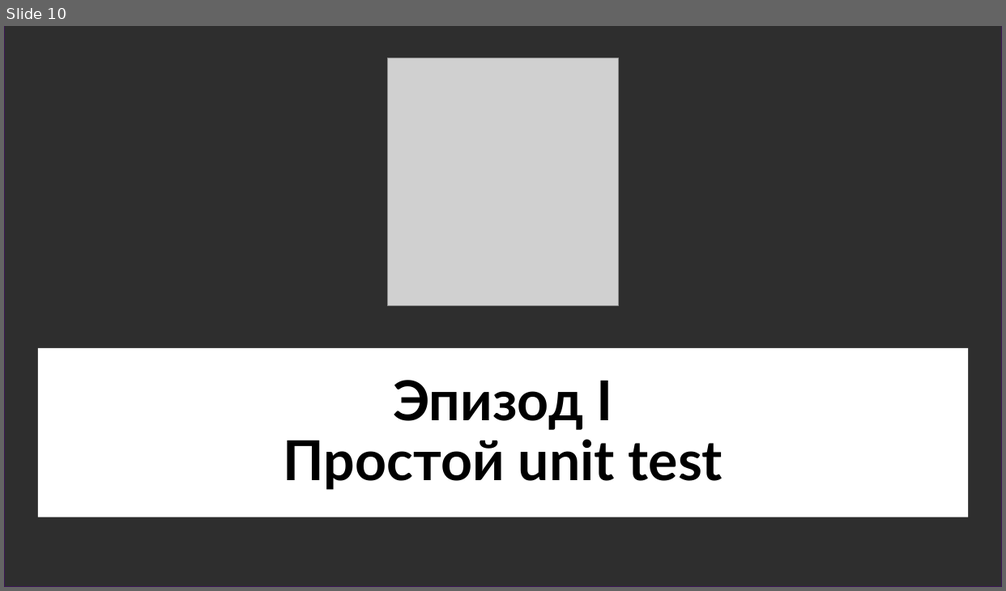
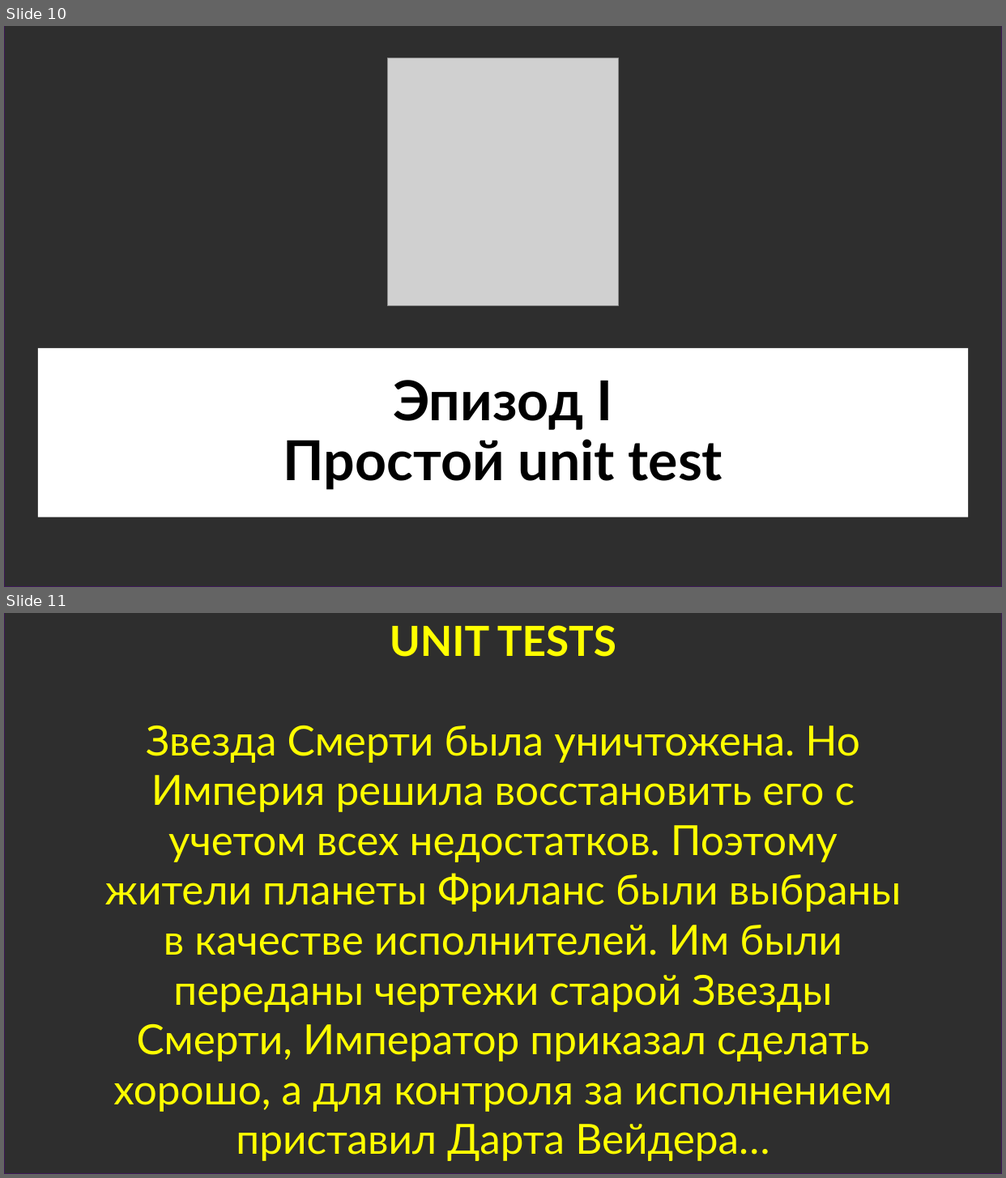
Before and after one commit to Markeli/BugsStrikesBack, a slide deck: docs/Markelow.UnitTests.pptx. Shown one above the other, each under a label of ours: slide 10 before the commit, slides 10 and 11 after it. The pictures are 1006x591 and 1006x1178 pixels, drawn with LibreOffice and Linux fonts; fonts in the diff are those of the drawing; grey boxes stand for pictures; background and template pictures are left out. Boxes give left, top, right and bottom in pixels: in the first picture for what was removed or moved away, otherwise in the second. Text is boxed around its words. In the diff, an @@ line names an element or a change of style, - is before the commit and + after.

```diff
--- a/docs/Markelow.UnitTests.pptx
+++ b/docs/Markelow.UnitTests.pptx
@@ slide 11 added at box(4, 613, 1002, 1174), background #2E2E2E @@
@@ rectangle added at box(4, 613, 1002, 1174), fill #2E2E2E, outline #3E1A59 1 pt @@
@@ text added at box(105, 625, 901, 1161), 40 pt, text #FFFF00 @@
+UNIT TESTS
+Звезда Смерти была уничтожена. Но Империя решила восстановить его с учетом всех недостатков. Поэтому жители планеты Фриланс были выбраны в качестве исполнителей. Им были переданы чертежи старой Звезды Смерти, Император приказал сделать хорошо, а для контроля за исполнением приставил Дарта Вейдера…
```
